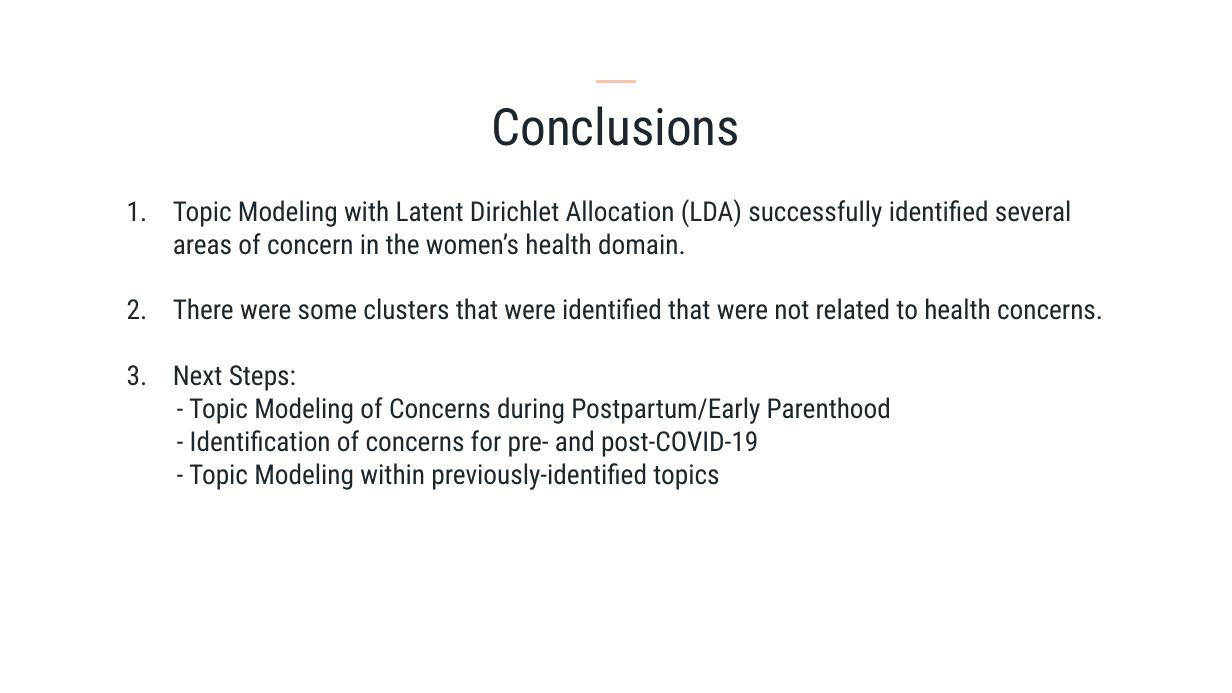
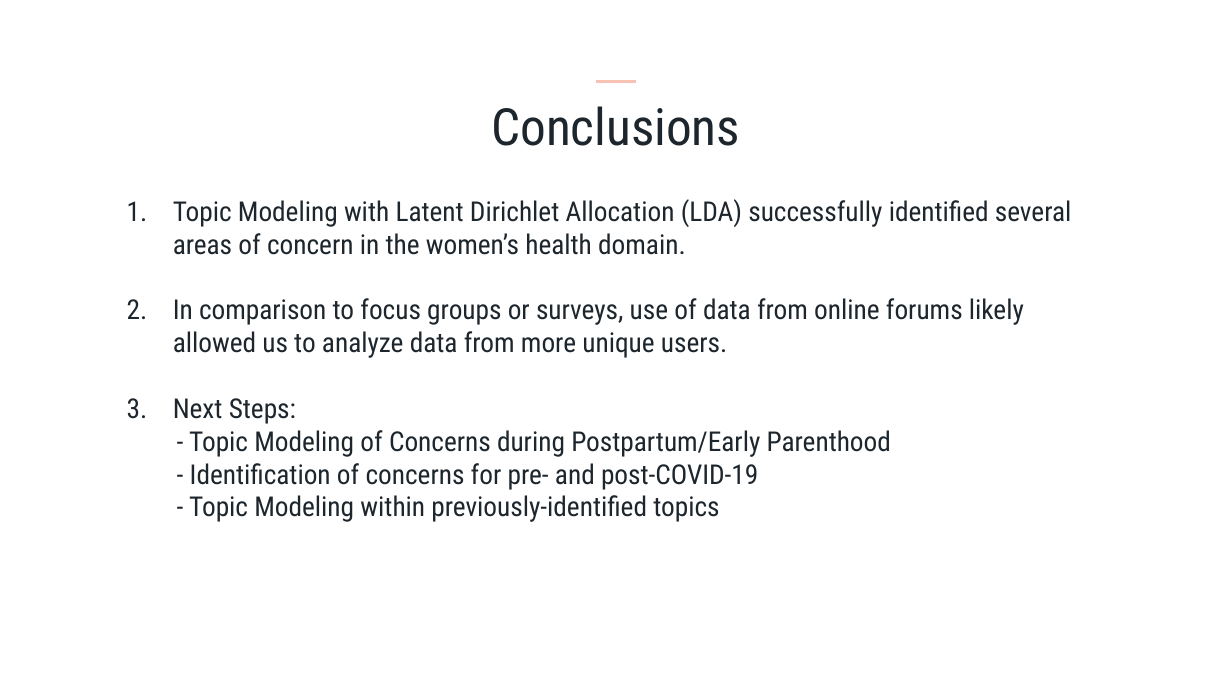
Before and after one commit to jlu90/Identifying-Womens-Health-Concerns, a slide deck: slide 16 of presentation/Lutes_Capstone_Presentation.pptx. Drawn at 1232x693 pixels with LibreOffice and Linux fonts; fonts in the diff are those of the drawing; background and template pictures are left out. Boxes give left, top, right and bottom in pixels: in the first picture for what was removed or moved away, otherwise in the second. Text is boxed around its words. In the diff, an @@ line names an element or a change of style, - is before the commit and + after.

```diff
--- a/presentation/Lutes_Capstone_Presentation.pptx
+++ b/presentation/Lutes_Capstone_Presentation.pptx
@@ text at (173,298,1024,358): text changed @@
-2. There were some clusters that were identified that were not related to health concerns.
+2. In comparison to focus groups or surveys, use of data from online forums likely allowed us to analyze data from more unique users.
```
Also in this commit, not shown: 3 other slides changed, 2 other files.
